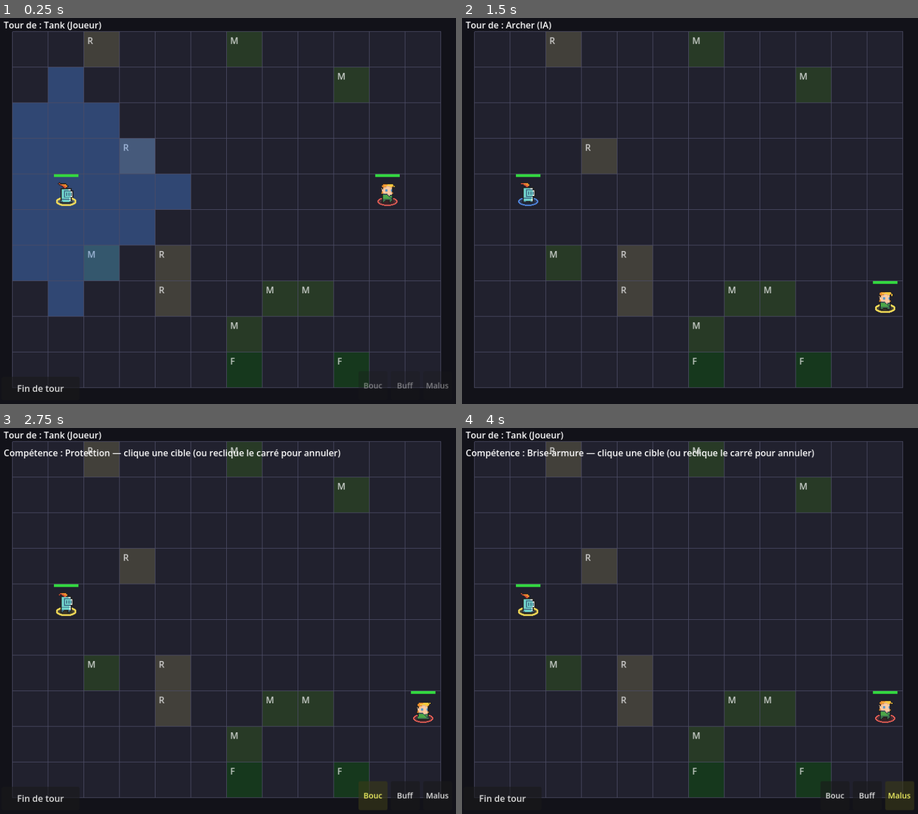
Above: before the commit, frames 1-4 (two rows, left to right).
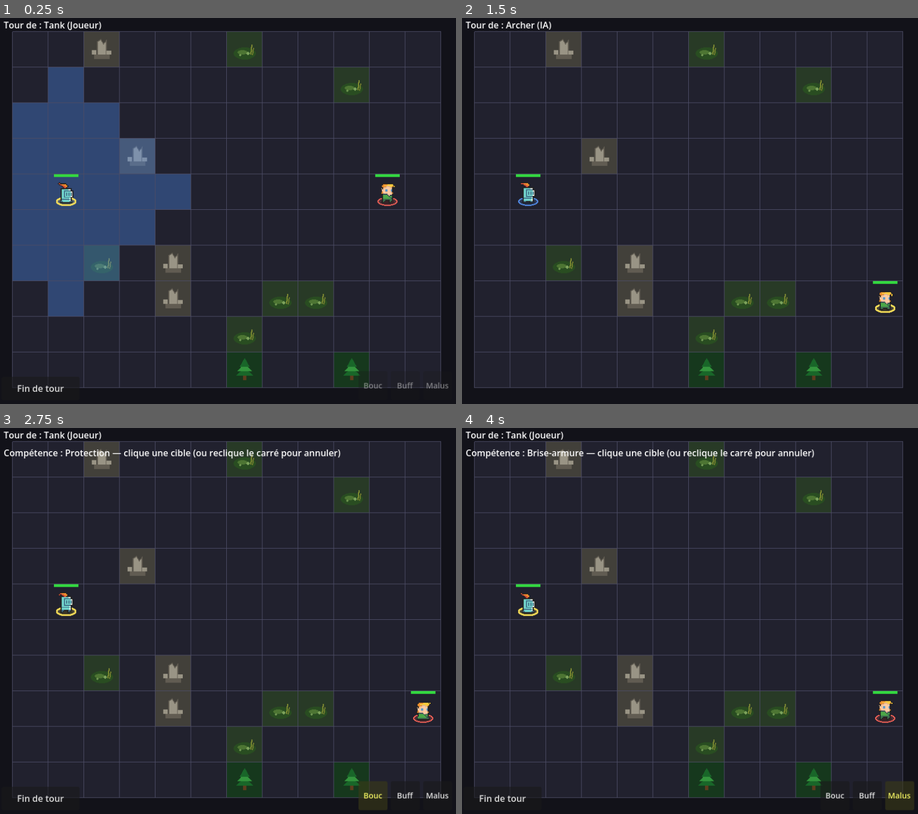
Above: after the commit, the same moments.

Repository: bodji27200-web/mon-jeux-video-
Game: Godot game, scene res://Main.tscn
Same seed, same stepped clock (60 frames per second), same inputs: the game is played once before the commit and once after it. This scene is started directly instead of the project's main scene.
Inputs (mouse positions are in pixels of both pictures, inside the frame that each line leads up to):
- Up to frame 1 (0.25 s): no input
- Up to frame 2 (1.5 s): click "Fin de tour" at 0.5 s; tap Enter (ui_accept) at 1.25 s; move the mouse to (790, 191) at 1.27 s; click (790, 191) at 1.42 s
- Up to frame 3 (2.75 s): tap Enter (ui_accept) at 1.52 s; click "Bouc" at 2 s
- Up to frame 4 (4 s): click "Buff" at 2.75 s; click "Malus" at 3.5 s

The runs differ from the first frame. In frame 1, 1.2% of the frame differs, in the area x 19-80%, y 4-94%; in frame 2, 1.2%; in frame 3, 1.2%; in frame 4, 1.2%.

Commit message:
Décors de terrain vectoriels : sapin (forêt), colonne brisée (ruines), flaque (marécage) au lieu d'une lettre

Diff:
--- a/Grid.gd
+++ b/Grid.gd
@@ -27,16 +27,13 @@
 	for col in COLUMNS:
 		for row in ROWS:
 			draw_rect(_cell_rect(Vector2i(col, row)), COLOR_CELL)
-	# Terrain tactique (overlay semi-transparent + lettre)
-	var font := ThemeDB.fallback_font
+	# Terrain tactique : fond teinté discret (zone d'effet) + décor vectoriel.
 	for cell in terrain:
 		var tid: String = terrain[cell]
 		if not GameData.TERRAIN.has(tid):
 			continue
-		var t: Dictionary = GameData.TERRAIN[tid]
-		draw_rect(_cell_rect(cell), t.color)
-		draw_string(font, Vector2(cell.x * CELL_SIZE + 6.0, cell.y * CELL_SIZE + 22.0),
-				str(t.symbol), HORIZONTAL_ALIGNMENT_LEFT, -1, 16, Color(1.0, 1.0, 1.0, 0.75))
+		draw_rect(_cell_rect(cell), GameData.TERRAIN[tid].color)
+		_draw_terrain_feature(cell, tid)
 	# Highlights navigation
 	for cell in move_cells:
 		draw_rect(_cell_rect(cell), COLOR_MOVE)
@@ -55,6 +52,67 @@
 
 func _cell_rect(cell: Vector2i) -> Rect2:
 	return Rect2(cell.x * CELL_SIZE, cell.y * CELL_SIZE, CELL_SIZE, CELL_SIZE)
+
+
+# --- Décors de terrain (100 % vectoriel, aucun asset) ---
+# Dessine un obstacle reconnaissable au centre de la case selon son type.
+func _draw_terrain_feature(cell: Vector2i, tid: String) -> void:
+	var c := cell_to_local(cell)  # centre de la case
+	match tid:
+		"foret":
+			_draw_tree(c)
+		"ruines":
+			_draw_ruins(c)
+		"marecage":
+			_draw_swamp(c)
+
+
+# Sapin : tronc + trois étages de feuillage (relief clair/foncé).
+func _draw_tree(c: Vector2) -> void:
+	var trunk := Color(0.36, 0.24, 0.12)
+	draw_rect(Rect2(c.x - 3, c.y + 7, 6, 11), trunk)
+	var dark := Color(0.10, 0.40, 0.16)
+	var light := Color(0.20, 0.58, 0.24)
+	draw_colored_polygon(PackedVector2Array([
+		Vector2(c.x - 16, c.y + 10), Vector2(c.x + 16, c.y + 10), Vector2(c.x, c.y - 4)]), dark)
+	draw_colored_polygon(PackedVector2Array([
+		Vector2(c.x - 13, c.y + 2), Vector2(c.x + 13, c.y + 2), Vector2(c.x, c.y - 13)]), light)
+	draw_colored_polygon(PackedVector2Array([
+		Vector2(c.x - 9, c.y - 6), Vector2(c.x + 9, c.y - 6), Vector2(c.x, c.y - 22)]), dark)
+
+
+# Ruines : socle + colonne brisée (sommet irrégulier) + blocs épars.
+func _draw_ruins(c: Vector2) -> void:
+	var stone := Color(0.60, 0.58, 0.52)
+	var stone_d := Color(0.38, 0.36, 0.32)
+	draw_rect(Rect2(c.x - 14, c.y + 9, 28, 8), stone_d)
+	var col := PackedVector2Array([
+		Vector2(c.x - 8, c.y + 9), Vector2(c.x - 8, c.y - 14),
+		Vector2(c.x - 2, c.y - 18), Vector2(c.x + 3, c.y - 10),
+		Vector2(c.x + 8, c.y - 16), Vector2(c.x + 8, c.y + 9)])
+	draw_colored_polygon(col, stone)
+	draw_polyline(col, stone_d, 1.5)
+	draw_rect(Rect2(c.x + 8, c.y + 2, 9, 7), stone)
+	draw_rect(Rect2(c.x - 18, c.y + 1, 8, 8), stone)
+
+
+# Marécage : flaque (ellipse) + reflet + bulles + roseaux.
+func _draw_swamp(c: Vector2) -> void:
+	_fill_ellipse(c + Vector2(0, 7), 20, 11, Color(0.16, 0.30, 0.13))
+	_fill_ellipse(c + Vector2(-4, 5), 9, 4, Color(0.30, 0.46, 0.20))
+	draw_circle(c + Vector2(6, 7), 2.6, Color(0.55, 0.70, 0.40, 0.85))
+	draw_circle(c + Vector2(-8, 10), 1.8, Color(0.55, 0.70, 0.40, 0.7))
+	draw_line(c + Vector2(11, 9), c + Vector2(13, -9), Color(0.52, 0.56, 0.20), 2.0)
+	draw_line(c + Vector2(14, 10), c + Vector2(16, -3), Color(0.46, 0.50, 0.18), 2.0)
+
+
+# Ellipse pleine (pas de primitive native).
+func _fill_ellipse(center: Vector2, rx: float, ry: float, color: Color) -> void:
+	var pts := PackedVector2Array()
+	for i in 20:
+		var a := TAU * i / 20.0
+		pts.append(center + Vector2(cos(a) * rx, sin(a) * ry))
+	draw_colored_polygon(pts, color)
 
 
 # Centre d'une case, en coordonnées locales à la grille (pour placer les unités).
Not shown, changed: CLAUDE.md
